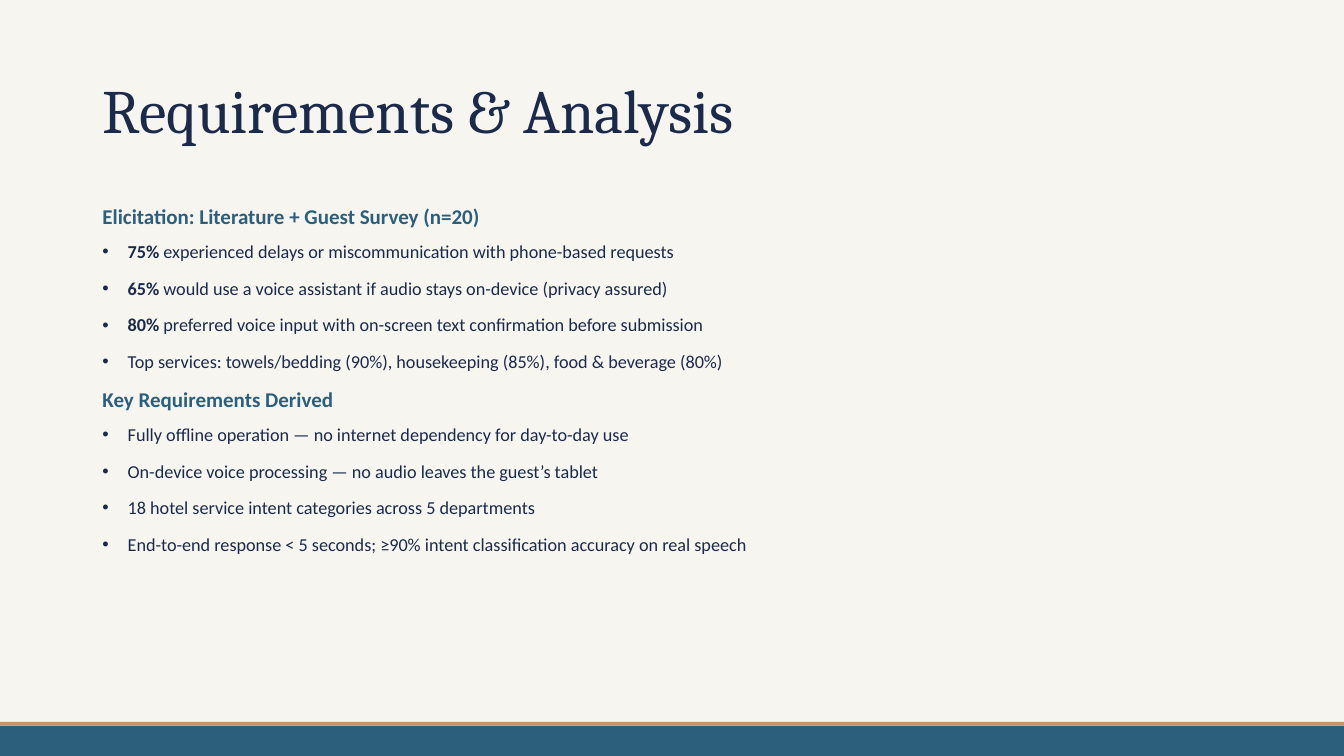
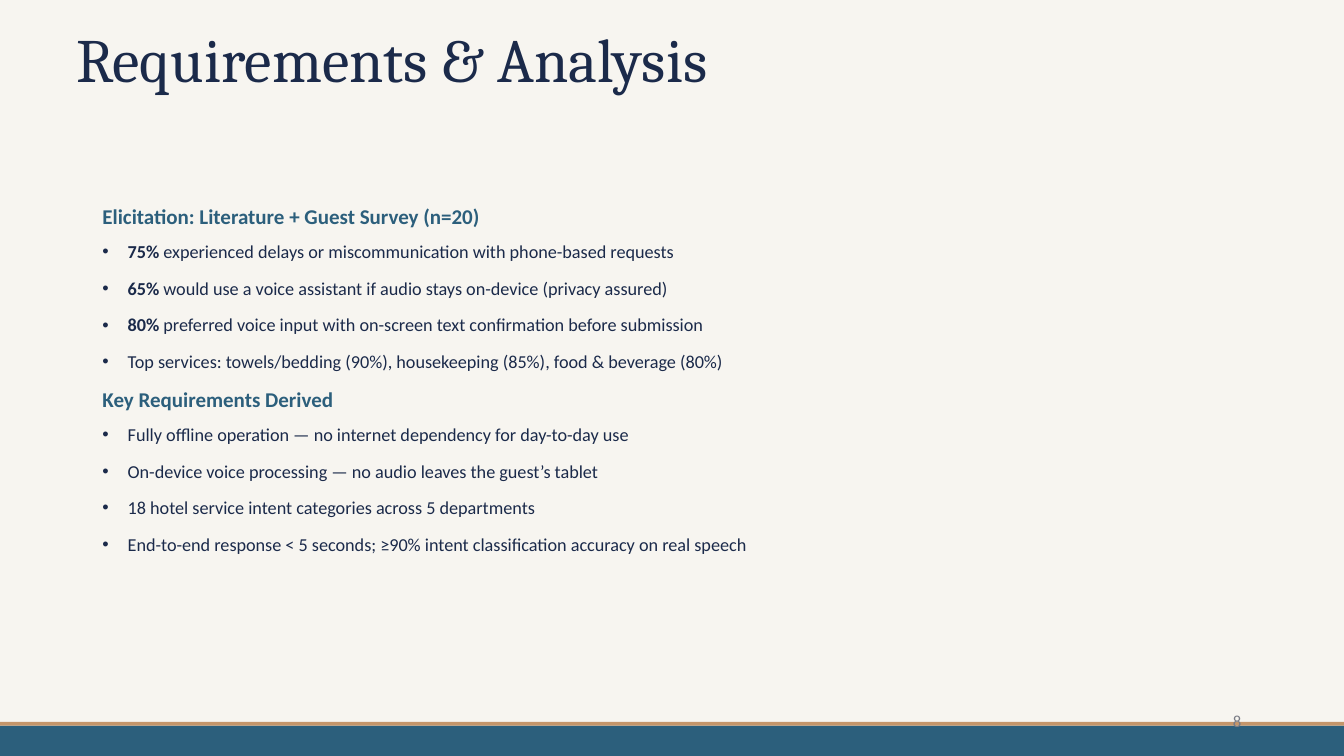
Before and after one commit to mdpw/msc-research, a slide deck: slide 8 of documents/Viva Presentation.pptx (slide 6 before the commit). Drawn at 1344x756 pixels with LibreOffice and Linux fonts; fonts in the diff are those of the drawing. Boxes give left, top, right and bottom in pixels: in the first picture for what was removed or moved away, otherwise in the second. Text is boxed around its words. In the diff, an @@ line names an element or a change of style, - is before the commit and + after.

```diff
--- a/documents/Viva Presentation.pptx
+++ b/documents/Viva Presentation.pptx
@@ title "Requirements & Analysis": place and size @@
-title "Requirements & Analysis" at <box>102,90,734,147</box>
+title "Requirements & Analysis" at <box>76,39,707,96</box>
@@ page number added at <box>1233,714,1241,732</box>, 12 pt, text #7A7D86 @@
+8
```
Also in this commit, not shown: 12 other slides changed, 4 slides added, 1 slide removed, 1 other file.
